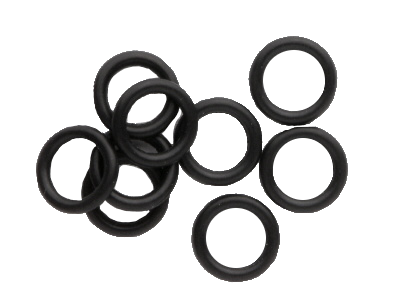
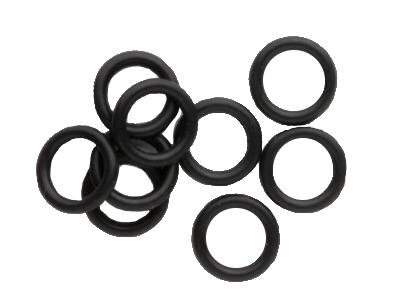
The second w=400, h=306 image is a revision of the first. Changes to its layers:
painted on "O-Ring.jpg" over [293, 126, 348, 193]
